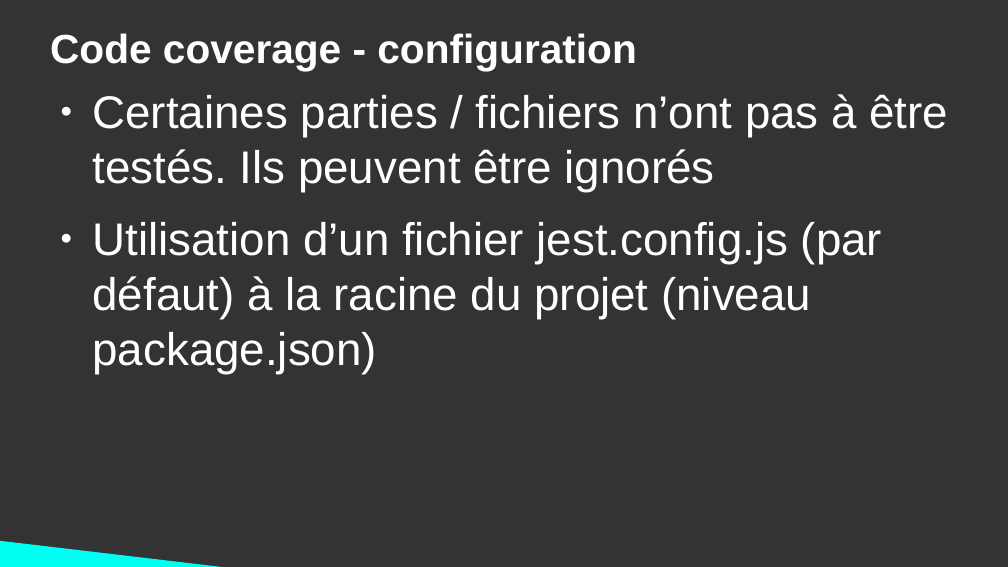
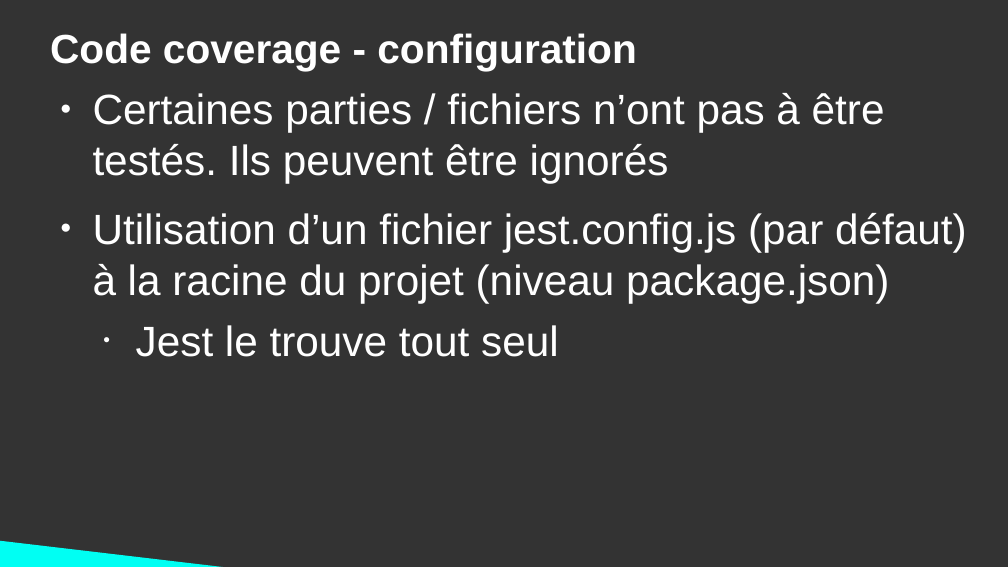
Before and after one commit to DanYellow/cours, a slide deck: slide 54 of developpement-front-s5/travaux-pratiques/numero-1/presentation.odp (slide 53 before the commit). Drawn at 1008x567 pixels with LibreOffice and Linux fonts; fonts in the diff are those of the drawing. Boxes give left, top, right and bottom in pixels: in the first picture for what was removed or moved away, otherwise in the second. Text is boxed around its words. In the diff, an @@ line names an element or a change of style, - is before the commit and + after.

```diff
--- a/developpement-front-s5/travaux-pratiques/numero-1/presentation.odp
+++ b/developpement-front-s5/travaux-pratiques/numero-1/presentation.odp
@@ text at [93, 93, 967, 303]: size 36 to 33.3 pt in "Certaines parties / fichiers n’ont pas à ...", "Utilisation d’un fichier jest.config.js (par défaut) à ..." @@
@@ text at [136, 325, 559, 357]: paragraph added @@
+  • Jest le trouve tout seul
```
Also in this commit, not shown: 3 other slides changed, 1 slide added, 13 other files.
